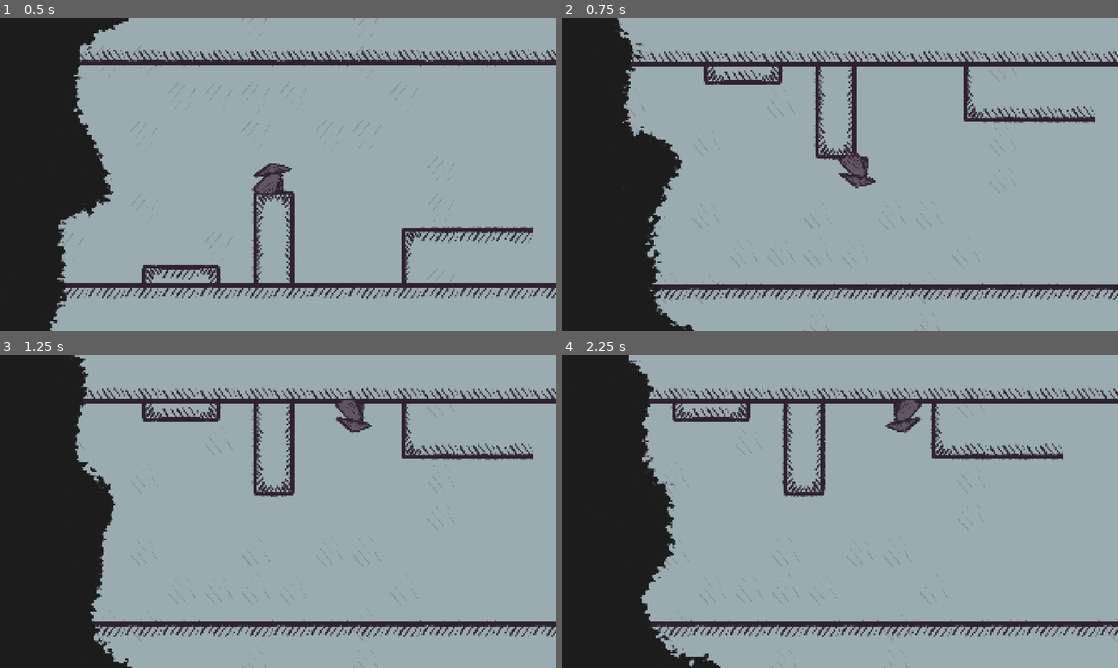
Above: before the commit, frames 1-4 (two rows, left to right).
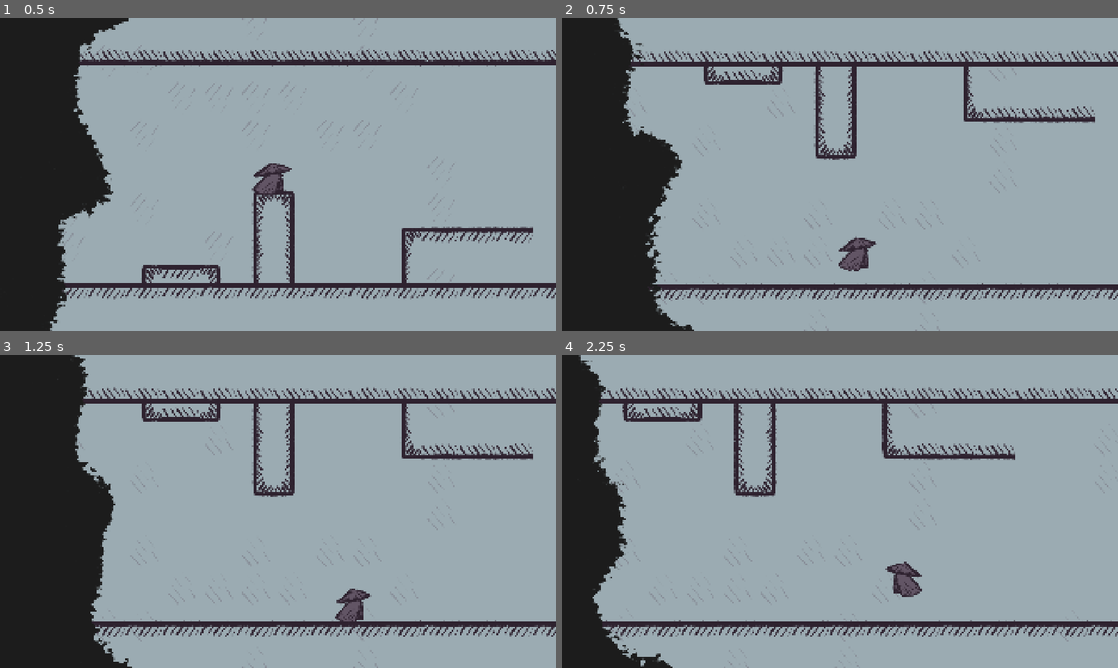
Above: after the commit, the same moments.

Repository: YiTongHu-SC/upside-down
Game: Godot game, scene res://scenes/main.tscn
Same seed, same stepped clock (60 frames per second), same inputs: the game is played once before the commit and once after it.
Inputs:
- Up to frame 1 (0.5 s): no input
- Up to frame 2 (0.75 s): hold D (MOVE_RIGHT) from 0.53 s (still down); tap W (SWITCH) at 0.6 s
- Up to frame 3 (1.25 s): keep holding D (MOVE_RIGHT); tap Space (JUMP) at 0.77, 0.8, 1.07 s
- Up to frame 4 (2.25 s): tap Space (JUMP) at 1.35, 1.52, 1.82 s; tap W (SWITCH) at 1.55, 2.1 s; release D (MOVE_RIGHT) at 2.03 s; hold A (MOVE_LEFT) from 2.03 s (still down)

Frame 1 is identical in both runs. In frame 2, 0.9% of the frame differs, in the area x 49-57%, y 43-81%; in frame 3, 0.9%; in frame 4, 16%, in the area x 3-100%, y 0-100%.

Commit message:
feat(hero): implement upside-down functionality
- Add switch_jump_velocity variable for upside-down jump
- Implement gravity direction flipping when switching orientation
- Update jump and gravity calculations to support upside-down movement
- Add flip_x and flip_y methods for character flipping
- Update enemy collision mask and platform wall layers

Diff:
--- a/nodes/hero.gd
+++ b/nodes/hero.gd
@@ -8,7 +8,7 @@
 @export var move_speed = 2.0
 @export var friction = 10.0
 # Jump parameters
-# @export var max_jump_velocity = -400.0
+@export var switch_jump_velocity = 5
 @export var min_jump_velocity = 2.0
 @export var jump_upward_acceleration = 20.0 # Acceleration while holding jump
 @export var jump_gravity = 10.0 # Gravity when not holding jump
@@ -33,6 +33,7 @@
 @onready var facing = Face.RIGHT
 @onready var current_state = State.IDLE
 @onready var animation = $AnimationPlayer
+@onready var gravity_dir = 1
 
 func _ready():
 	# Set initial jump state
@@ -44,8 +45,14 @@
 func _physics_process(delta):
 	if Input.is_action_just_pressed("SWITCH"):
 		upside_down = !upside_down
+		gravity_dir = - gravity_dir
+		up_direction = Vector2(0, -gravity_dir)
+		flip_y()
+		# 给一个大速度
+		velocity.y = switch_jump_velocity * physics_unit * gravity_dir
 		on_upside_down.emit(upside_down)
 		pass
+
 	# Handle jump input timing
 	if Input.is_action_just_pressed("JUMP") and is_on_floor():
 		jump_key_held = true
@@ -55,7 +62,7 @@
 		current_state = State.JUMP
 
 		# Immediate minimal jump to avoid input lag
-		velocity.y = - min_jump_velocity * physics_unit
+		velocity.y = - min_jump_velocity * physics_unit * gravity_dir
 
 	if Input.is_action_just_released("JUMP"):
 		jump_key_held = false
@@ -63,7 +70,7 @@
 	# Apply jump acceleration while holding jump and within time window
 	if is_jumping and jump_key_held and jump_input_time < MAX_JUMP_TIME:
 		# Apply upward acceleration while holding jump button
-		velocity.y -= jump_upward_acceleration * physics_unit * delta
+		velocity.y -= jump_upward_acceleration * physics_unit * delta * gravity_dir
 		# print("Jump:", jump_input_time)
 
 	# Update jump timer
@@ -77,11 +84,11 @@
 	# Apply gravity based on jump button state
 	if not is_on_floor():
 		if jump_key_held:
-			velocity.y += jump_gravity * physics_unit * delta
+			velocity.y += jump_gravity * physics_unit * delta * gravity_dir
 			# print("Jump hold:", jump_input_time)
 		else:
 			# print("Jump release:", jump_input_time)
-			velocity.y += release_gravity * physics_unit * delta
+			velocity.y += release_gravity * physics_unit * delta * gravity_dir
 	# else:
 	# 	# Reset jump state when on floor
 	# 	is_jumping = false
@@ -114,12 +121,16 @@
 	## check facing
 	if dir < -0.5 && facing != Face.LEFT:
 		facing = Face.LEFT
-		flip()
+		flip_x()
 	elif dir > 0.5 && facing != Face.RIGHT:
 		facing = Face.RIGHT
-		flip()
-func flip():
+		flip_x()
+
+func flip_x():
 	scale.x = -1
+
+func flip_y():
+	scale.y *= -1
 
 func check_collision():
 	# 检查碰撞
--- a/scenes/main.tscn
+++ b/scenes/main.tscn
@@ -13,7 +13,7 @@
 
 [sub_resource type="ShaderMaterial" id="ShaderMaterial_choun"]
 shader = ExtResource("9_85g3d")
-shader_parameter/upside_down = true
+shader_parameter/upside_down = false
 
 [sub_resource type="StyleBoxFlat" id="StyleBoxFlat_tbgi4"]
 bg_color = Color(0.11, 0.11, 0.11, 1)
@@ -38,12 +38,13 @@
 position = Vector2(1018, 548)
 collision_layer = 3
 collision_mask = 3
+platform_wall_layers = 0
 physics_unit = 200
+switch_jump_velocity = 10
 
 [node name="Enemy" parent="." instance=ExtResource("4_tbgi4")]
 position = Vector2(-455, 569)
 collision_layer = 2
-collision_mask = 2
 acceleration = 0.6
 max_speed = 8.0
 
